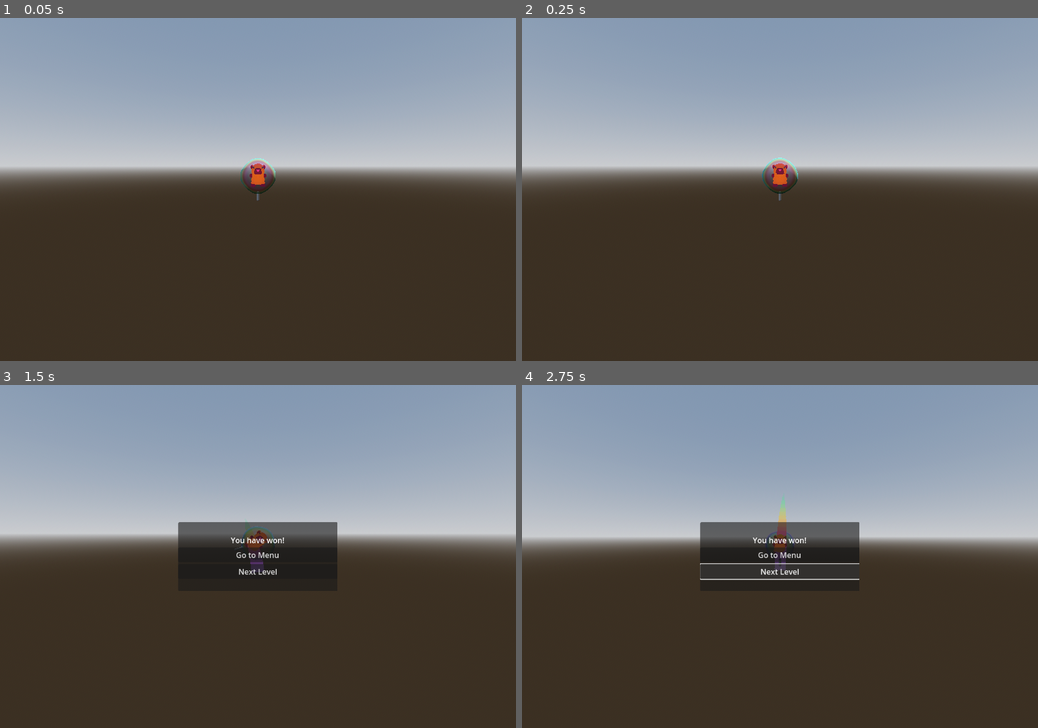
Above: before the commit, frames 1-4 (two rows, left to right).
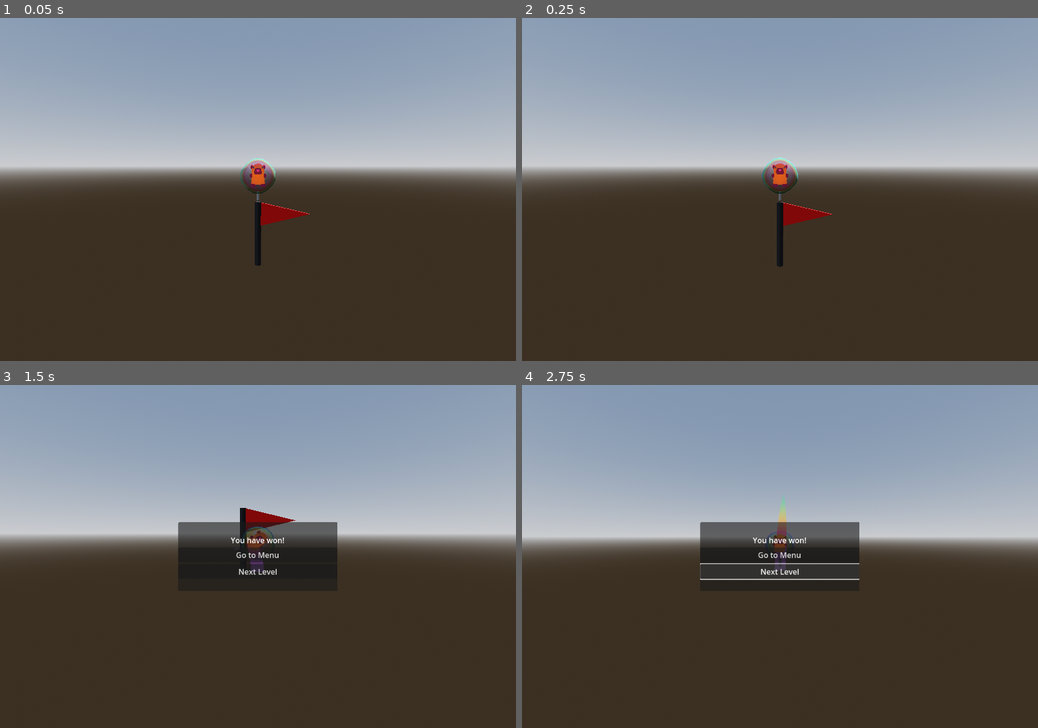
Above: after the commit, the same moments.

Repository: Mastermori/BubbeBounce
Game: Godot game, scene res://levels/base_level.tscn
Same seed, same stepped clock (60 frames per second), same inputs: the game is played once before the commit and once after it.
Inputs (mouse positions are in pixels of both pictures, inside the frame that each line leads up to):
- Up to frame 1 (0.05 s): no input
- Up to frame 2 (0.25 s): no input
- Up to frame 3 (1.5 s): tap Enter (ui_accept) at 0.5, 0.77 s; move the mouse to (371, 539) at 0.52 s; press the mouse at (371, 539) at 0.53 s; hold D (move_right) 0.53-1.28 s; move the mouse to (154, 573) at 1.27 s; release the mouse at (154, 573) at 1.28 s; hold A (move_left) from 1.28 s (still down); click (154, 573) at 1.35 s
- Up to frame 4 (2.75 s): tap Enter (ui_accept) at 1.52 s; release A (move_left) at 2 s; click "Next Level" at 2 s

The runs differ from the first frame. In frame 1, 0.6% of the frame differs, in the area x 49-60%, y 53-73%; in frame 2, 0.6%, in the area x 49-61%, y 53-73%; in frame 3, 0.5%; in frame 4, nothing differs.

Commit message:
Add flag and fix error

Diff:
--- a/Ui/game_end_popup.gd
+++ b/Ui/game_end_popup.gd
@@ -20,10 +20,17 @@
 	self.try_again_callback = try_again_callback
 
 func _disconnect_listeners() -> void:
-	winBackToMenuButton.pressed.disconnect(_on_back_to_menu)
-	nextLevelButton.pressed.disconnect(_on_next_level)
-	loseBackToMenuButton.pressed.disconnect(_on_back_to_menu)
-	tryAgainButton.pressed.disconnect(_on_try_again)
+	if winBackToMenuButton.pressed.has_connections():
+		winBackToMenuButton.pressed.disconnect(_on_back_to_menu)
+
+	if nextLevelButton.pressed.has_connections():
+		nextLevelButton.pressed.disconnect(_on_next_level)
+
+	if loseBackToMenuButton.pressed.has_connections():
+		loseBackToMenuButton.pressed.disconnect(_on_back_to_menu)
+
+	if tryAgainButton.pressed.has_connections():
+		tryAgainButton.pressed.disconnect(_on_try_again)
 
 func _exit_tree() -> void:
 	_disconnect_listeners()
--- a/objects/Goal.tscn
+++ b/objects/Goal.tscn
@@ -1,8 +1,20 @@
-[gd_scene load_steps=3 format=3 uid="uid://gq6v5aqgvewb"]
+[gd_scene load_steps=7 format=3 uid="uid://gq6v5aqgvewb"]
 
 [ext_resource type="Script" uid="uid://l7hfyyrdbjeb" path="res://objects/goal.gd" id="1_mtdsc"]
 
 [sub_resource type="BoxShape3D" id="BoxShape3D_kdloh"]
+
+[sub_resource type="StandardMaterial3D" id="StandardMaterial3D_mtdsc"]
+albedo_color = Color(0.153077, 0.153077, 0.153077, 1)
+
+[sub_resource type="CylinderMesh" id="CylinderMesh_ke5pa"]
+material = SubResource("StandardMaterial3D_mtdsc")
+
+[sub_resource type="StandardMaterial3D" id="StandardMaterial3D_2y4al"]
+albedo_color = Color(0.86685, 0.0560208, 0.0323639, 1)
+
+[sub_resource type="PrismMesh" id="PrismMesh_i1ue2"]
+material = SubResource("StandardMaterial3D_2y4al")
 
 [node name="Goal" type="Area3D"]
 collision_layer = 4
@@ -13,4 +25,12 @@
 shape = SubResource("BoxShape3D_kdloh")
 debug_color = Color(0, 1, 0, 1)
 
+[node name="Pole" type="MeshInstance3D" parent="."]
+transform = Transform3D(0.2, 0, 0, 0, 1, 0, 0, 0, 0.2, 0, 0.512631, 0)
+mesh = SubResource("CylinderMesh_ke5pa")
+
+[node name="Flag" type="MeshInstance3D" parent="."]
+transform = Transform3D(-3.14722e-08, 1.51, 0, -0.72, -6.60042e-08, 0, 0, 0, 0.09, 0.838263, 1.14247, 0)
+mesh = SubResource("PrismMesh_i1ue2")
+
 [connection signal="body_entered" from="." to="." method="_on_body_entered"]
